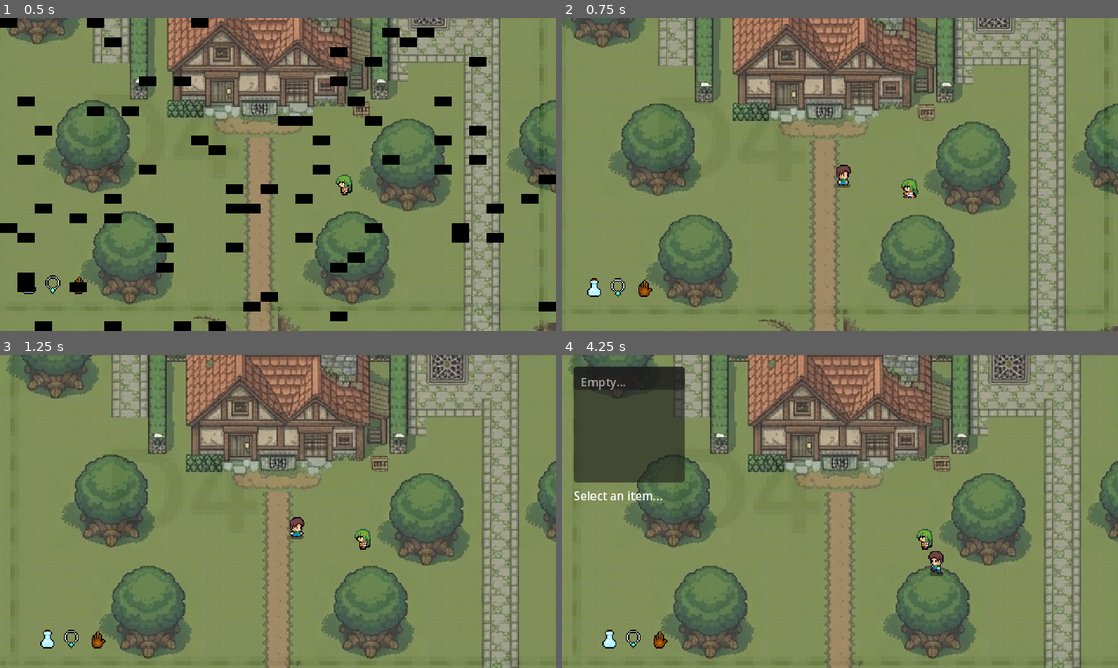
Above: before the commit, frames 1-4 (two rows, left to right).
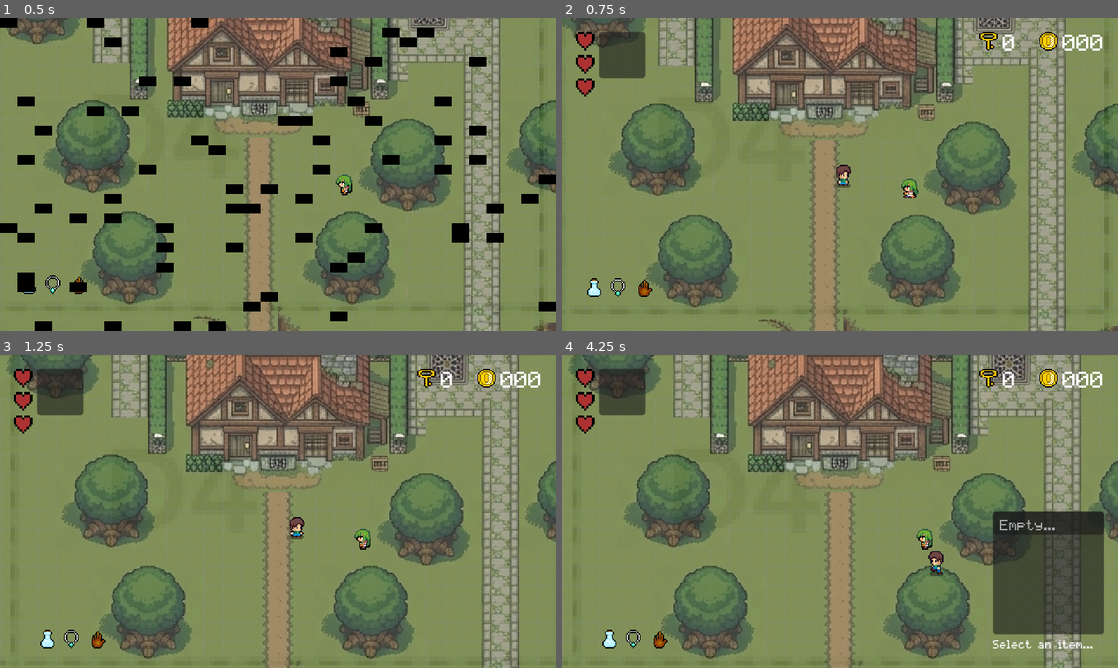
Above: after the commit, the same moments.

Repository: devkonrad/echoes-of-lyra
Game: Godot game, scene res://scenes/main.tscn
The game is run twice, just before and just after one commit, with the same random seed, the same clock (stepped at 60 frames per second) and the same inputs.
Inputs:
- Up to frame 1 (0.5 s): no input
- Up to frame 2 (0.75 s): tap Enter (ui_accept) at 0.5 s; hold Right (move_right) from 0.53 s (still down); hold Enter (ui_accept) from 0.53 s (still down)
- Up to frame 3 (1.25 s): keep holding Right (move_right); keep holding Enter (ui_accept)
- Up to frame 4 (4.25 s): release Right (move_right) at 1.28 s; release Enter (ui_accept) at 1.28 s; hold Down (move_down) 1.28-2.03 s; tap Space (toggle_stealth) at 1.35, 2.85 s; tap Enter (ui_accept) at 1.52, 1.55, 1.82, 3.02, 3.05, 3.32 s; hold Right (move_right) 2.03-2.78 s; hold Enter (ui_accept) 2.03-2.78 s; hold Up (move_up) 2.78-3.53 s; hold Left (move_left) from 3.53 s (still down); hold Enter (ui_accept) from 3.53 s (still down); tap I (toggle_inventory) at 4.15 s

Frame 1 is identical in both runs. In frame 2, 2.2% of the frame differs, in the area x 2-98%, y 4-26%; in frame 3, 2.2%; in frame 4, 15%, in the area x 2-98%, y 3-94%.

Commit message:
Adjusts the HUD

Diff:
--- a/project.godot
+++ b/project.godot
@@ -22,6 +22,7 @@
 InventoryManager="*res://scripts/inventory_manager.gd"
 DialogManager="*res://scripts/dialog_manager.gd"
 CameraManager="*res://scripts/camera_manager.gd"
+PlayerStateManager="*res://scripts/PlayerStateManager.gd"
 
 [display]
 
@@ -30,6 +31,10 @@
 window/size/window_width_override=1280
 window/size/window_height_override=720
 window/stretch/mode="canvas_items"
+
+[gui]
+
+theme/custom="res://theme/project_theme.tres"
 
 [input]
 
@@ -68,9 +73,9 @@
 "events": [Object(InputEventKey,"resource_local_to_scene":false,"resource_name":"","device":-1,"window_id":0,"alt_press …(192 unchanged characters)…
 ]
 }
-ui_dialog={
+ui_talk={
 "deadzone": 0.5,
-"events": [Object(InputEventKey,"resource_local_to_scene":fa …(140 unchanged characters)… d":false,"keycode":0,"physical_keycode":68,"key_label":0,"unicode":100,"location":0,"echo":false,"script":null)
+"events": [Object(InputEventKey,"resource_local_to_scene":fa …(140 unchanged characters)… d":false,"keycode":0,"physical_keycode":84,"key_label":0,"unicode":116,"location":0,"echo":false,"script":null)
 ]
 }
 
--- a/scenes/inventory_ui.tscn
+++ b/scenes/inventory_ui.tscn
@@ -1,6 +1,7 @@
-[gd_scene load_steps=2 format=3 uid="uid://dw83y5ivmpaaq"]
+[gd_scene load_steps=3 format=3 uid="uid://dw83y5ivmpaaq"]
 
 [ext_resource type="Script" path="res://scripts/inventory_ui.gd" id="1_byxfh"]
+[ext_resource type="FontFile" uid="uid://ccnipkqyp87jb" path="res://fonts/pixelmix.ttf" id="2_d2anf"]
 
 [node name="InventoryUI" type="Control"]
 layout_mode = 3
@@ -30,9 +31,11 @@
 custom_minimum_size = Vector2(0, 100)
 layout_mode = 2
 size_flags_vertical = 3
+theme_override_fonts/font = ExtResource("2_d2anf")
 theme_override_font_sizes/font_size = 10
 
 [node name="DescriptionLabel" type="Label" parent="MarginContainer/Panel/VBoxContainer"]
 layout_mode = 2
-theme_override_font_sizes/font_size = 10
+theme_override_fonts/font = ExtResource("2_d2anf")
+theme_override_font_sizes/font_size = 8
 autowrap_mode = 1
--- a/scenes/ui_canvas.tscn
+++ b/scenes/ui_canvas.tscn
@@ -1,10 +1,103 @@
-[gd_scene load_steps=3 format=3 uid="uid://c0mfh2omu31rp"]
+[gd_scene load_steps=5 format=3 uid="uid://c0mfh2omu31rp"]
 
 [ext_resource type="Script" path="res://scripts/ui_canvas.gd" id="1_5don1"]
 [ext_resource type="PackedScene" uid="uid://dw83y5ivmpaaq" path="res://scenes/inventory_ui.tscn" id="1_7teb4"]
+[ext_resource type="Texture2D" uid="uid://g3bptlmv5g1x" path="res://ui/key.png" id="2_3prg5"]
+[ext_resource type="Texture2D" uid="uid://vb25fu4sjw3i" path="res://ui/coin.png" id="2_r4h1j"]
 
 [node name="UiCanvas" type="CanvasLayer"]
 process_mode = 3
 script = ExtResource("1_5don1")
 
+[node name="HUD" type="Control" parent="."]
+layout_mode = 3
+anchors_preset = 15
+anchor_right = 1.0
+anchor_bottom = 1.0
+grow_horizontal = 2
+grow_vertical = 2
+
+[node name="TopLeftContainer" type="HBoxContainer" parent="HUD"]
+layout_mode = 1
+offset_left = 12.0
+offset_top = 12.0
+offset_right = 52.0
+offset_bottom = 52.0
+
+[node name="HeartGrid" type="GridContainer" parent="HUD/TopLeftContainer"]
+layout_mode = 2
+
+[node name="TopRightContainer" type="HBoxContainer" parent="HUD"]
+layout_mode = 1
+anchors_preset = 1
+anchor_left = 1.0
+anchor_right = 1.0
+offset_left = -40.0
+offset_bottom = 40.0
+grow_horizontal = 0
+
+[node name="MagicBarContainer" type="VBoxContainer" parent="HUD/TopRightContainer"]
+layout_mode = 2
+
+[node name="MagicBar" type="TextureProgressBar" parent="HUD/TopRightContainer/MagicBarContainer"]
+layout_mode = 2
+
+[node name="CountersContainer" type="VBoxContainer" parent="HUD/TopRightContainer"]
+layout_mode = 2
+
+[node name="Margins" type="MarginContainer" parent="HUD/TopRightContainer/CountersContainer"]
+custom_minimum_size = Vector2(120, 0)
+layout_mode = 2
+theme_override_constants/margin_top = 12
+theme_override_constants/margin_right = 12
+
+[node name="CoinCounter" type="HBoxContainer" parent="HUD/TopRightContainer/CountersContainer/Margins"]
+layout_mode = 2
+size_flags_horizontal = 8
+
+[node name="Icon" type="TextureRect" parent="HUD/TopRightContainer/CountersContainer/Margins/CoinCounter"]
+layout_mode = 2
+texture = ExtResource("2_r4h1j")
+
+[node name="Label" type="Label" parent="HUD/TopRightContainer/CountersContainer/Margins/CoinCounter"]
+layout_mode = 2
+text = "999"
+
+[node name="KeyCounter" type="HBoxContainer" parent="HUD/TopRightContainer/CountersContainer/Margins"]
+layout_mode = 2
+size_flags_horizontal = 0
+
+[node name="Icon" type="TextureRect" parent="HUD/TopRightContainer/CountersContainer/Margins/KeyCounter"]
+layout_mode = 2
+texture = ExtResource("2_3prg5")
+
+[node name="Label" type="Label" parent="HUD/TopRightContainer/CountersContainer/Margins/KeyCounter"]
+layout_mode = 2
+text = "0
+"
+
+[node name="ActiveItemContainer" type="PanelContainer" parent="HUD"]
+layout_mode = 0
+anchor_right = 0.0833333
+anchor_bottom = 0.148148
+offset_left = 32.0
+offset_top = 12.0
+offset_right = 32.0
+offset_bottom = 12.0
+metadata/_edit_use_anchors_ = true
+
+[node name="ItemIcon" type="TextureRect" parent="HUD/ActiveItemContainer"]
+layout_mode = 2
+
 [node name="InventoryUI" parent="." instance=ExtResource("1_7teb4")]
+anchors_preset = 3
+anchor_left = 1.0
+anchor_top = 1.0
+anchor_right = 1.0
+anchor_bottom = 1.0
+offset_left = -118.0
+offset_top = -145.0
+offset_right = -118.0
+offset_bottom = -145.0
+grow_horizontal = 0
+grow_vertical = 0
--- /dev/null
+++ b/scripts/PlayerStateManager.gd
@@ -0,0 +1,52 @@
+extends Node
+
+# --- Signals for UI and Game Systems ---
+signal health_changed(current_health: int, max_health: int)
+signal magic_changed(current_magic: int, max_magic: int)
+signal gold_changed(total_gold: int)
+signal milo_defeated
+
+# --- Core Stats ---
+var max_health: int = 6
+var current_health: int = max_health:
+	set(value):
+		current_health = clampi(value, 0, max_health)
+		health_changed.emit(current_health, max_health)
+		if current_health <= 0:
+			milo_defeated.emit()
+
+var max_magic: int = 20
+var current_magic: int = max_magic:
+	set(value):
+		current_magic = clampi(value, 0, max_magic)
+		magic_changed.emit(current_magic, max_magic)
+
+# --- Progression & Currencies ---
+var gold: int = 0:
+	set(value):
+		gold = max(0, value) # Prevents negative gold
+		gold_changed.emit(gold)
+
+var current_level: int = 1
+
+func _ready() -> void:
+	print("PlayerStateManager: System initialized.")
+
+# --- Public Methods (API) ---
+
+func consume_magic(amount: int) -> bool:
+	if current_magic >= amount:
+		current_magic -= amount
+		return true
+	print("[PlayerStateManager] Not enough magic!")
+	return false
+
+func restore_magic(amount: int) -> void:
+	current_magic += amount
+
+func take_damage(amount: int) -> void:
+	current_health -= amount
+	print("[PlayerStateManager] Milo took damage. Current health: ", current_health)
+
+func heal(amount: int) -> void:
+	current_health += amount
--- a/scripts/dialog_hud.gd
+++ b/scripts/dialog_hud.gd
@@ -25,7 +25,6 @@
 	hide()
 
 func _input(event: InputEvent) -> void:
-	# Usa uma ação que você já deve ter configurada (ex: "ui_accept", "interact", etc.)
 	if event.is_action_pressed("ui_accept") and visible:
 		get_viewport().set_input_as_handled()
 
@@ -39,7 +38,7 @@
 
 func start_dialogue(lines: Array[String], npc_portrait: Texture2D) -> void:
 	dialog_lines = lines
-	active_npc_portrait = npc_portrait # Guarda a foto do NPC que está falando
+	active_npc_portrait = npc_portrait # Saves the NPC picture
 	current_line_index = 0
 	show()
 	_display_current_line()
@@ -50,7 +49,7 @@
 		is_typing = true
 		var full_text: String = dialog_lines[current_line_index]
 
-		# Lógica de verificação do Avatar
+		# Checks the Avatar
 		if full_text.begins_with("Milo:"):
 			portrait_rect.texture = GameManager.milo_portrait
 			dialogue_label.text = full_text.replace("Milo:", "").strip_edges()
@@ -87,6 +86,6 @@
 func _close_dialogue() -> void:
 	hide()
 	dialog_lines.clear()
-	dialogue_finished.emit() # Avisa o GameManager que a conversa acabou!
+	dialogue_finished.emit() # Marks the conversation as empty
 
 	GameManager.milo.set_physics_process(true)
--- a/scripts/npc_base.gd
+++ b/scripts/npc_base.gd
@@ -23,7 +23,7 @@
 	$animated_sprite.play("default")
 
 	body_entered.connect(_on_body_entered)
-	#body_exited.connect(_on_body_exited)
+	body_exited.connect(_on_body_exited)
 
 func _input(event: InputEvent) -> void:
 	if player_in_range and event.is_action_pressed("ui_accept"):
--- a/scripts/ui_canvas.gd
+++ b/scripts/ui_canvas.gd
@@ -1,7 +1,75 @@
 extends CanvasLayer
 
-@onready var inventory_ui = $InventoryUI
+@onready var inventory_ui: Control = $InventoryUI
+
+# --- HUD Node References ---
+@onready var heart_grid: GridContainer = $HUD/TopLeftContainer/HeartGrid
+@onready var magic_bar: TextureProgressBar = $HUD/TopRightContainer/MagicBarContainer/MagicBar
+@onready var rupee_label: Label = $HUD/TopRightContainer/CountersContainer/Margins/CoinCounter/Label
+@onready var key_label: Label = $HUD/TopRightContainer/CountersContainer/Margins/KeyCounter/Label
+@onready var item_icon: TextureRect = $HUD/ActiveItemContainer/ItemIcon
+
+# --- Preloaded Textures for Hearts (Assuming 16x16 pixel sprites) ---
+const HEART_FULL: Texture2D = preload("res://ui/heart_full.png")
+const HEART_HALF: Texture2D = preload("res://ui/heart_half.png")
+const HEART_EMPTY: Texture2D = preload("res://ui/heart_empty.png")
+
+func _ready() -> void:
+	# Connecting global state signals
+	PlayerStateManager.health_changed.connect(_on_milo_health_changed)
+	PlayerStateManager.magic_changed.connect(_on_milo_magic_changed)
+	PlayerStateManager.gold_changed.connect(_on_gold_amount_changed)
+
+	# Initial UI Sync
+	_on_milo_health_changed(PlayerStateManager.current_health, PlayerStateManager.max_health)
+	_on_milo_magic_changed(PlayerStateManager.current_magic, PlayerStateManager.max_magic)
+	_on_gold_amount_changed(PlayerStateManager.gold)
 
 func _input(event: InputEvent) -> void:
 	if event.is_action_pressed("toggle_inventory"):
 		inventory_ui.toggle()
+
+# --- Signal Callbacks ---
+
+func _on_milo_health_changed(current_health: int, max_health: int) -> void:
+	# Clear previous hearts
+	for child in heart_grid.get_children():
+		child.queue_free()
+
+	# Zelda classic: 1 heart container = 2 health points (HP)
+	var total_hearts: int = max_health / 2
+
+	for i in range(total_hearts):
+		var heart: TextureRect = TextureRect.new()
+		heart.stretch_mode = TextureRect.STRETCH_KEEP_CENTERED
+
+		# Determine if this specific container is full, half, or empty
+		var heart_index_hp: int = (i + 1) * 2
+
+		if current_health >= heart_index_hp:
+			heart.texture = HEART_FULL
+		elif current_health == heart_index_hp - 1:
+			heart.texture = HEART_HALF
+		else:
+			heart.texture = HEART_EMPTY
+
+		heart_grid.add_child(heart)
+
+
+func _on_milo_magic_changed(current_magic: int, max_magic: int) -> void:
+	# TextureProgressBar handles min/max values beautifully natively
+	magic_bar.max_value = max_magic
+	magic_bar.value = current_magic
+
+
+func _on_gold_amount_changed(total_gold: int) -> void:
+	rupee_label.text = str(total_gold).pad_zeros(3)
+
+
+# Call this method whenever Milo changes his equipped item in the inventory
+func update_active_item(item_texture: Texture2D) -> void:
+	if item_texture:
+		item_icon.texture = item_texture
+		item_icon.visible = true
+	else:
+		item_icon.visible = false
--- /dev/null
+++ b/theme/project_theme.tres
@@ -0,0 +1,6 @@
+[gd_resource type="Theme" load_steps=2 format=3 uid="uid://b03scjy7bic0a"]
+
+[ext_resource type="FontFile" uid="uid://ccnipkqyp87jb" path="res://fonts/pixelmix.ttf" id="1_r31xi"]
+
+[resource]
+default_font = ExtResource("1_r31xi")
Binary file added: refs/hearts.png
Not shown, added: refs/hearts.png.import
Binary file added: ui/coin.png
Not shown, added: ui/coin.png.import
Binary file added: ui/heart_empty.png
Not shown, added: ui/heart_empty.png.import
Binary file added: ui/heart_full.png
Not shown, added: ui/heart_full.png.import
Binary file added: ui/heart_half.png
Not shown, added: ui/heart_half.png.import
Binary file added: ui/key.png
Not shown, added: ui/key.png.import
